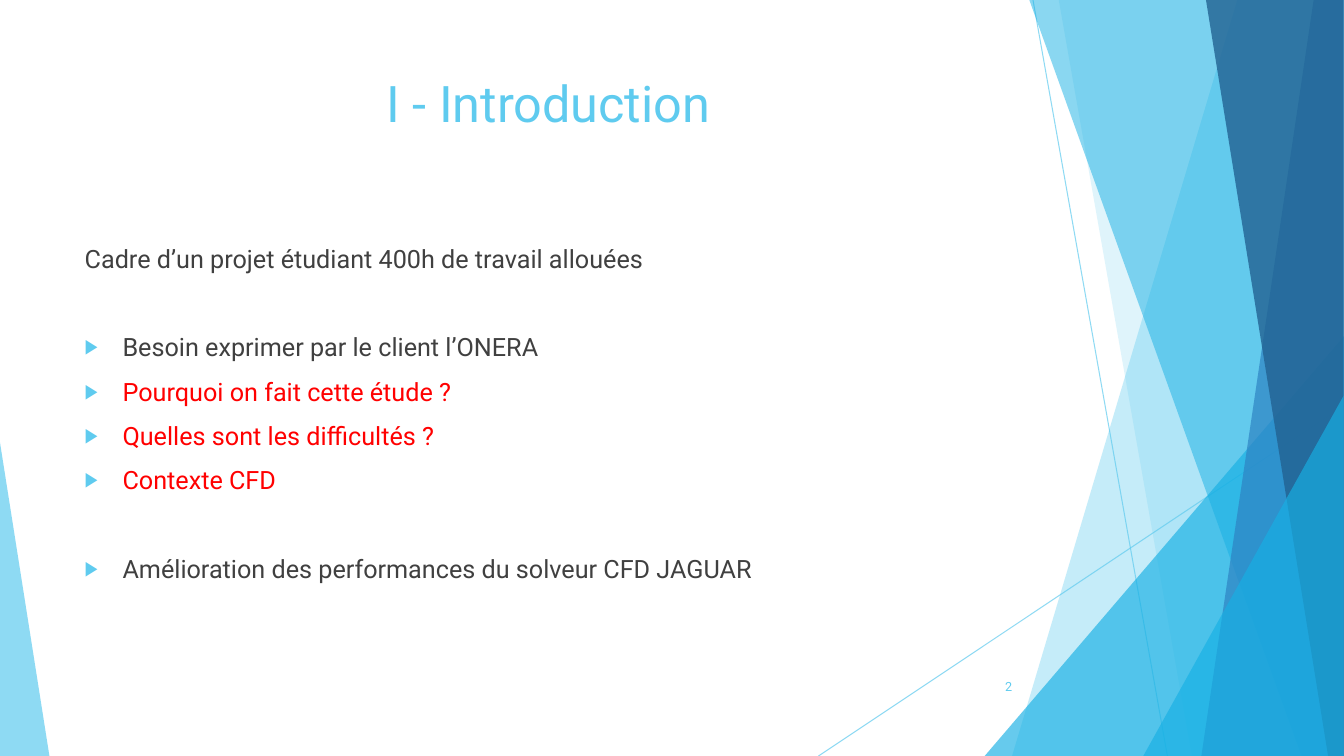
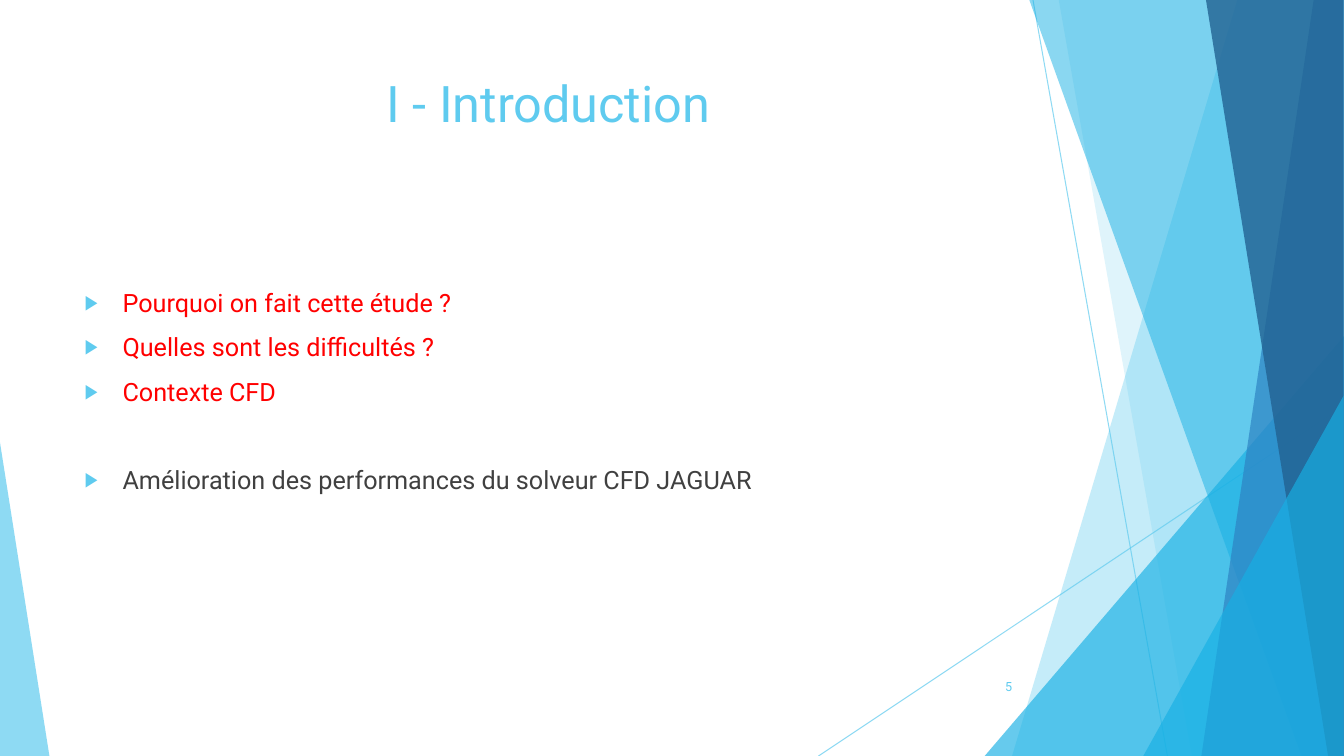
Before and after one commit to pierreXVI/PIE, a slide deck: slide 5 of oral_presentation/Oral_presentation_12_02_2019.pptx (slide 2 before the commit). Drawn at 1344x756 pixels with LibreOffice and Linux fonts; fonts in the diff are those of the drawing. Boxes give left, top, right and bottom in pixels: in the first picture for what was removed or moved away, otherwise in the second. Text is boxed around its words. In the diff, an @@ line names an element or a change of style, - is before the commit and + after.

```diff
--- a/oral_presentation/Oral_presentation_12_02_2019.pptx
+++ b/oral_presentation/Oral_presentation_12_02_2019.pptx
@@ text at bbox=[85, 249, 643, 361]: paragraphs removed @@
-Cadre d’un projet étudiant 400h de travail allouées
-▶ Besoin exprimer par le client l’ONERA
@@ page number at bbox=[1005, 682, 1012, 691]: text changed @@
-2
+5
```
Also in this commit, not shown: 11 other slides changed, 6 slides added, 3 slides removed, 8 other files.
